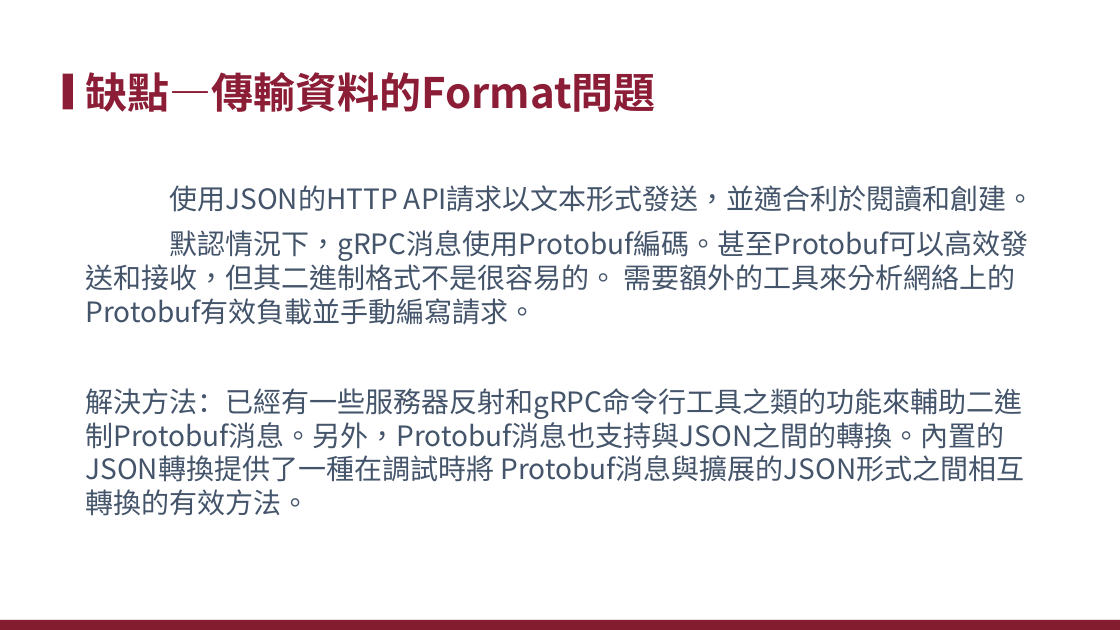
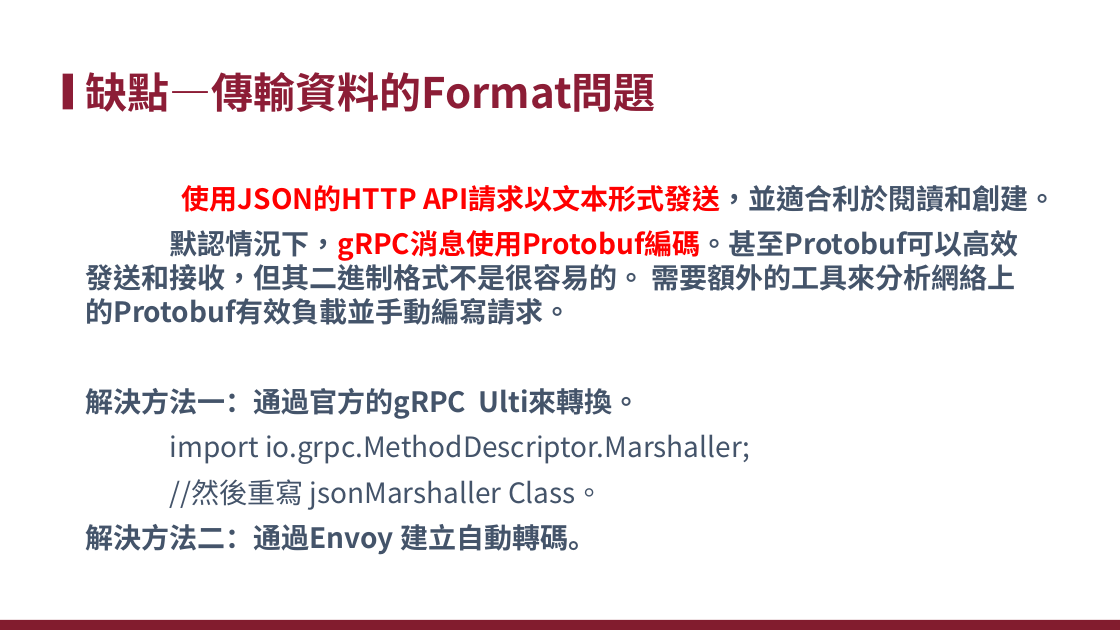
Before and after one commit to xiauchen/5__gRPC, a slide deck: slide 53 of 空白PPT.pptx (slide 40 before the commit). Drawn at 1120x630 pixels with LibreOffice and Linux fonts; fonts in the diff are those of the drawing; background and template pictures are left out. Boxes give left, top, right and bottom in pixels: in the first picture for what was removed or moved away, otherwise in the second. Text is boxed around its words. In the diff, an @@ line names an element or a change of style, - is before the commit and + after.

```diff
--- a/空白PPT.pptx
+++ b/空白PPT.pptx
@@ text at (x1=85, y1=185, x2=1057, y2=325): text colour #44546A to #FF0000 in "使用JSON的HTTP API請求以文本形式發送，並適合利於閱讀和創建。", "默認情況下，gRPC消息使用Protobuf編碼。甚至Protobuf可以高效發送和接收，但其二進制格式不是很容易的。"; bold on in "使用JSON的HTTP API請求以文本形式發送，並適合利於閱讀和創建。", "默認情況下，gRPC消息使用Protobuf編碼。甚至Protobuf可以高效發送和接收，但其二進制格式不是很容易的。  ..." @@
@@ text at (x1=85, y1=388, x2=750, y2=555): text changed @@
-解決方法：已經有一些服務器反射和gRPC命令行工具之類的功能來輔助二進制Protobuf消息。另外，Protobuf消息也支持與JSON之間的轉換。內置的JSON轉換提供了一種在調試時將 Protobuf消息與擴展的JSON形式之間相互轉換的有效方法。
+解決方法一：通過官方的gRPC Ulti來轉換。
+import io.grpc.MethodDescriptor.Marshaller;
+//然後重寫 jsonMarshaller Class。
+解決方法二：通過Envoy 建立自動轉碼。
```
Also in this commit, not shown: 23 other slides changed, 19 slides added, 4 slides removed, 17 other files.
